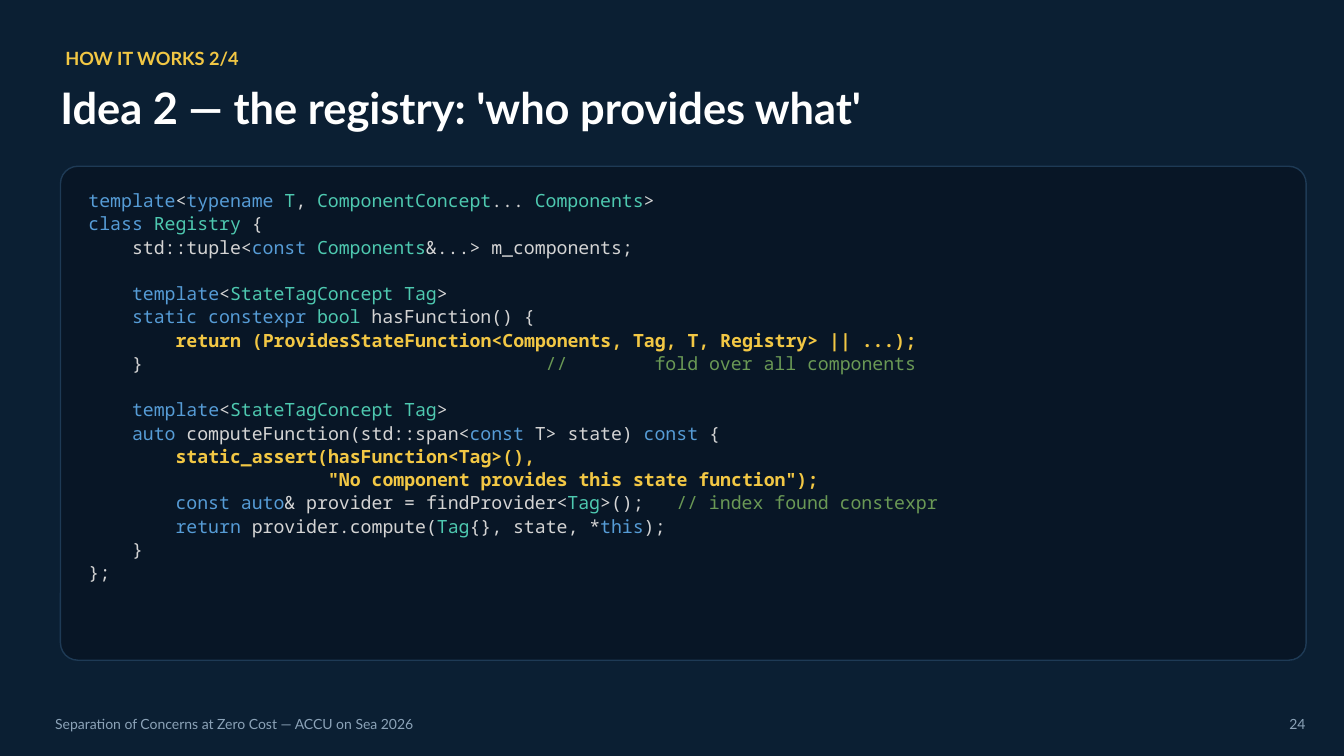
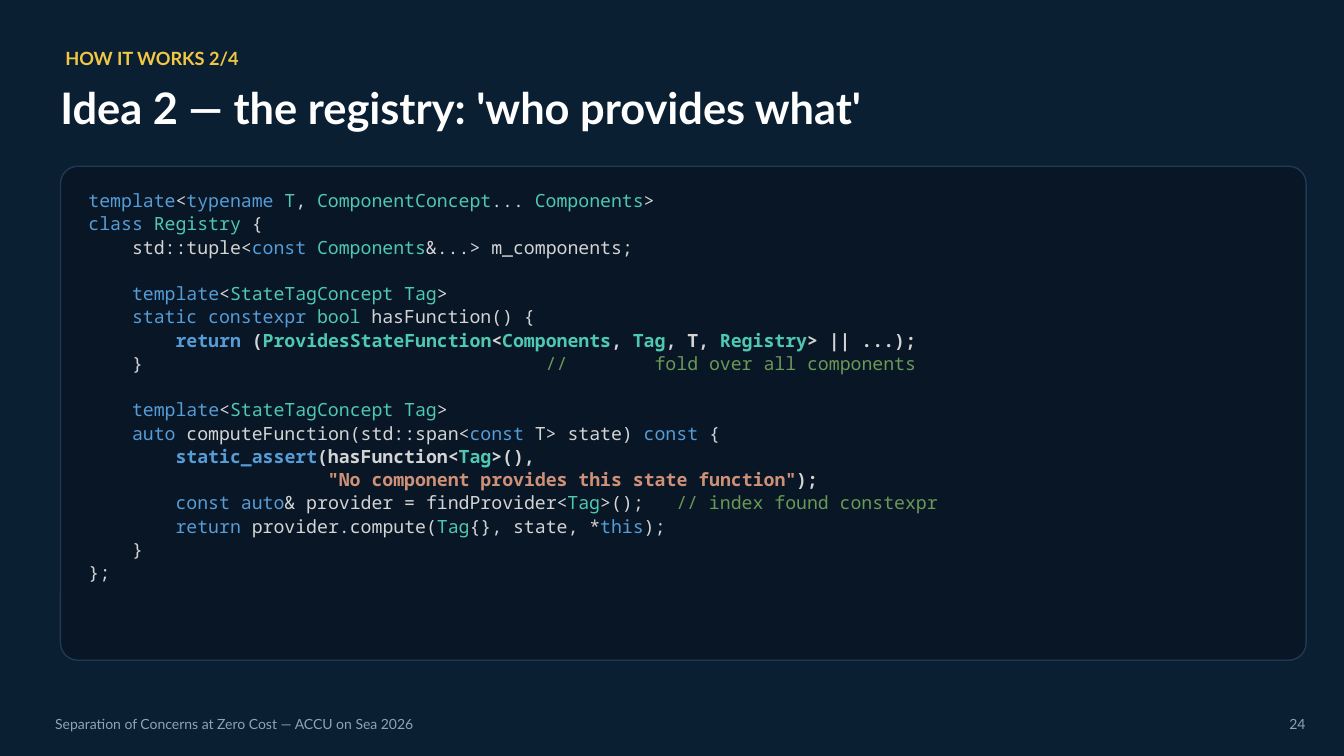
Before and after one commit to jedrzejmichalczyk/accu-on-sea-2026-modular-physics, a slide deck: slide 24 of slides/ACCU-Separation-of-Concerns-at-Zero-Cost.pptx. Drawn at 1344x756 pixels with LibreOffice and Linux fonts; fonts in the diff are those of the drawing. Boxes give left, top, right and bottom in pixels: in the first picture for what was removed or moved away, otherwise in the second. Text is boxed around its words. In the diff, an @@ line names an element or a change of style, - is before the commit and + after.

```diff
--- a/slides/ACCU-Separation-of-Concerns-at-Zero-Cost.pptx
+++ b/slides/ACCU-Separation-of-Concerns-at-Zero-Cost.pptx
@@ text at (176, 333, 818, 491): text colour #F2C744 to #569CD6 in "return", "static_assert(hasFunction<Tag>(),"; text colour #F2C744 to #D4D4D4 in "(ProvidesStateFunction<Components, Tag, T, Registry> || ...) ...", "static_assert(hasFunction<Tag>(),", "function");"; text colour #F2C744 to #4EC9B0 in "(ProvidesStateFunction<Components, Tag, Registry>", "static_assert(hasFunction<Tag>(),"; text colour #F2C744 to #CE9178 in ""No component provides this state function");" @@
```
Also in this commit, not shown: 4 other slides changed, 1 other file.
